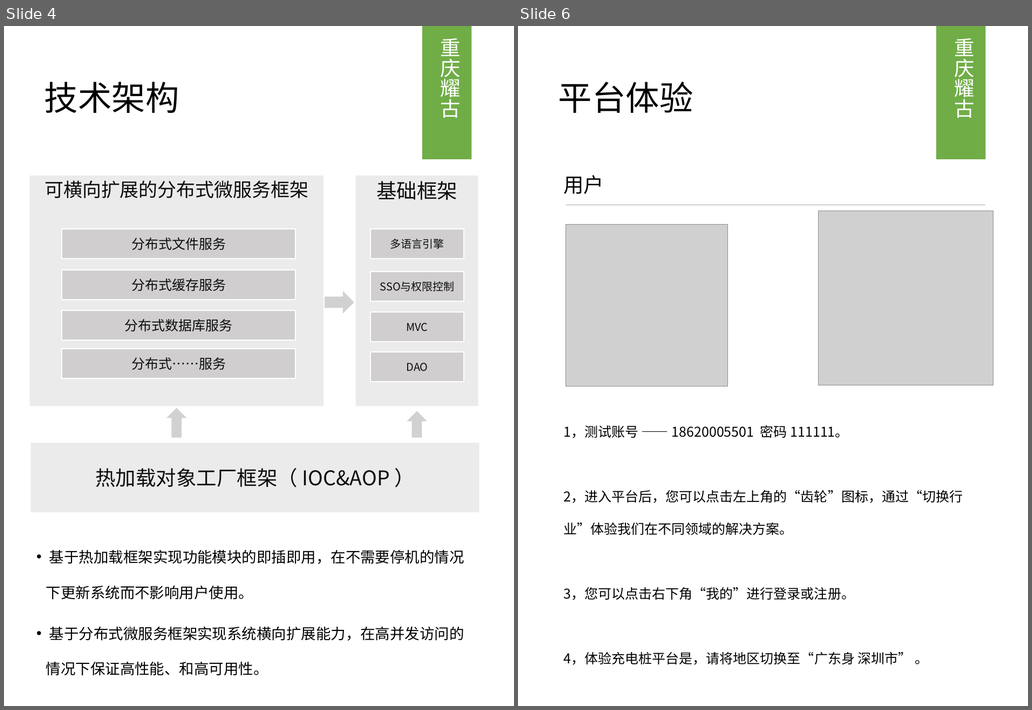
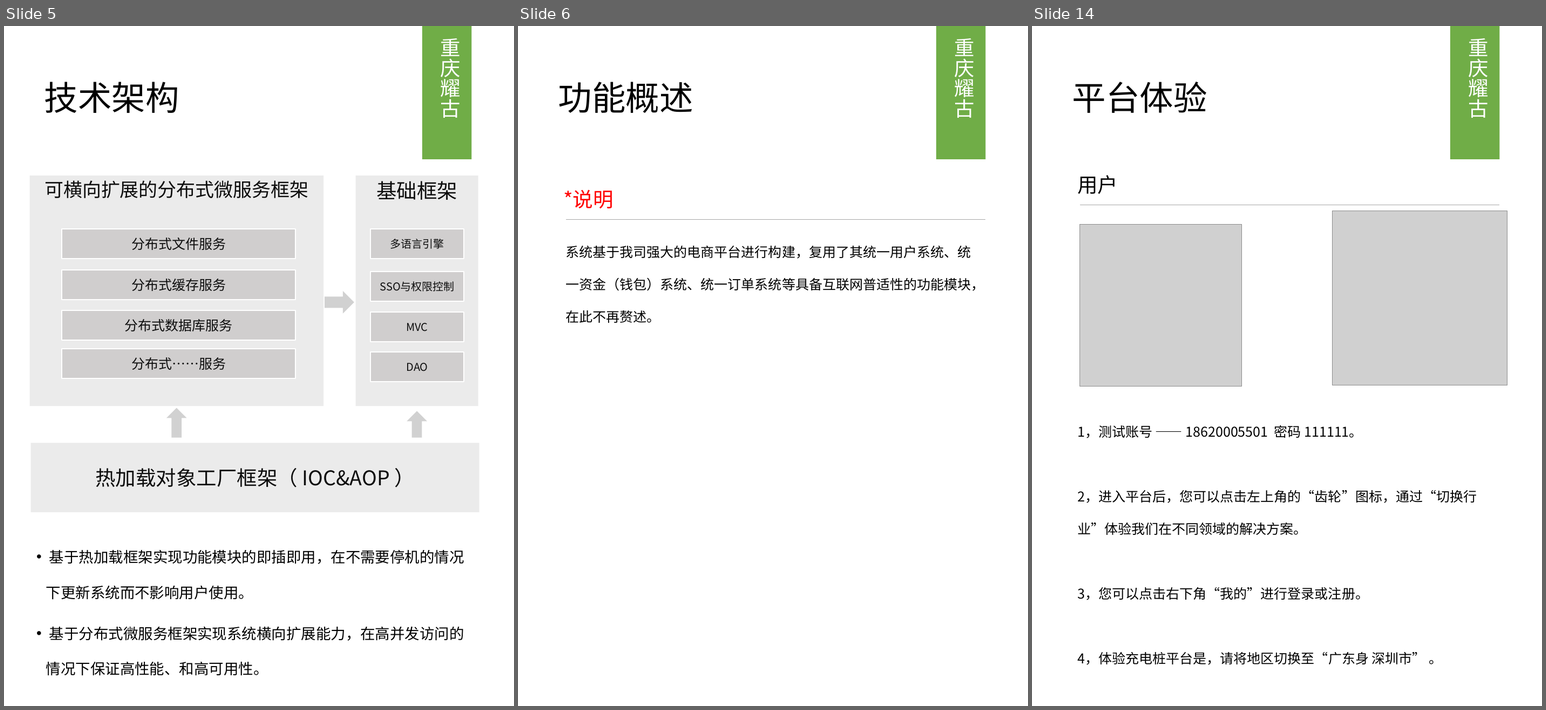
Before and after one commit to gugumall/JFramework, a slide deck: doc/IOT/可定制充电桩管理运营平台与通用物联网解决方案 - L.pptx. Shown side by side, each under a label of ours: slides 4 and 6 before the commit, slides 5, 6 and 14 after it; the slides between them are not shown. The pictures are 1032x710 and 1546x710 pixels, drawn with LibreOffice and Linux fonts; fonts in the diff are those of the drawing; grey boxes stand for pictures. Boxes give left, top, right and bottom in pixels: in the first picture for what was removed or moved away, otherwise in the second. Text is boxed around its words. In the diff, an @@ line names an element or a change of style, - is before the commit and + after.

Commit message:
更新一些功能

```diff
--- a/doc/IOT/可定制充电桩管理运营平台与通用物联网解决方案 - L.pptx
+++ b/doc/IOT/可定制充电桩管理运营平台与通用物联网解决方案 - L.pptx
@@ slide 6 added at bbox=[518, 26, 1028, 706], background #FFFFFF @@
@@ rectangle added at bbox=[936, 26, 986, 160], fill #70AD47 @@
@@ text added at bbox=[955, 38, 975, 118], 30 pt, text #FFFFFF @@
+重庆耀古
@@ text added at bbox=[558, 82, 694, 113], 50 pt, text #000000 @@
+功能概述
@@ text added at bbox=[563, 190, 613, 209], 30 pt, text #FF0000 @@
+*说明
@@ line added from (566, 219) to (986, 219), #A6A6A6 0.5 pt @@
@@ text added at bbox=[566, 246, 985, 323], 20 pt, text #000000 @@
+系统基于我司强大的电商平台进行构建，复用了其统一用户系统、统一资金（钱包）系统、统一订单系统等具备互联网普适性的功能模块，在此不再赘述。
@@ what was slide 4 is now slide 5 @@
@@ what was slide 6 is now slide 14 @@
```
Also in this commit, not shown: 2 slides changed, 7 other slides added, 40 other files.
